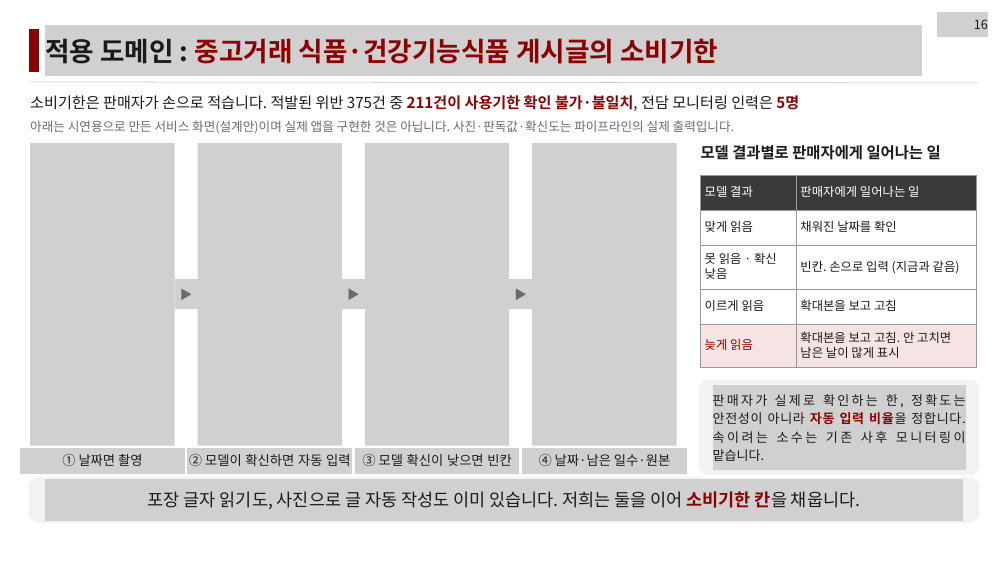
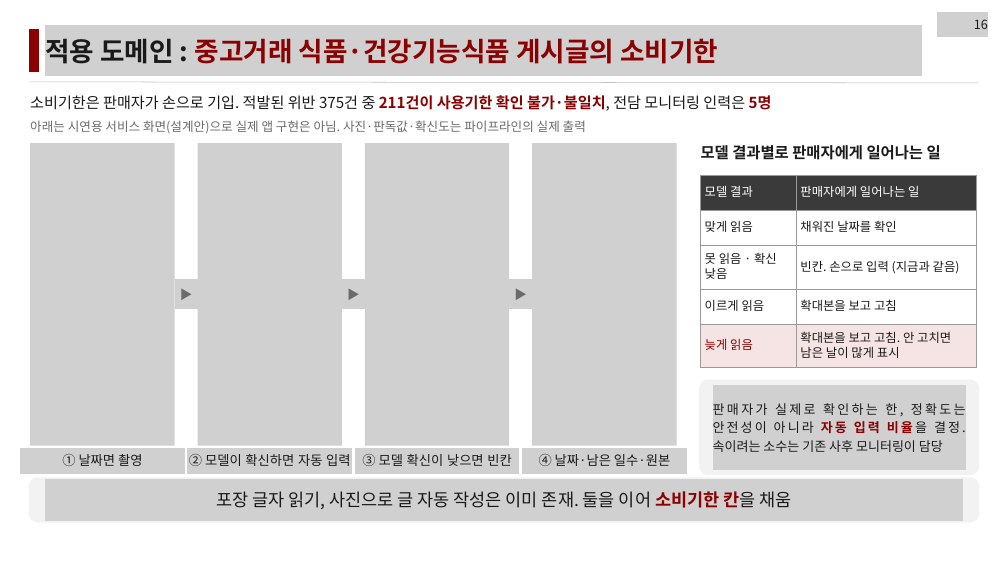
Before and after one commit to LEEbyeongchul/itda3-CODE-subway, a slide deck: slide 16 of 발표/[CODE]_서브웨이_본선발표.pptx. Drawn at 1008x567 pixels with LibreOffice and Linux fonts; fonts in the diff are those of the drawing; grey boxes stand for pictures. Boxes give left, top, right and bottom in pixels: in the first picture for what was removed or moved away, otherwise in the second. Text is boxed around its words. In the diff, an @@ line names an element or a change of style, - is before the commit and + after.

```diff
--- a/발표/[CODE]_서브웨이_본선발표.pptx
+++ b/발표/[CODE]_서브웨이_본선발표.pptx
@@ text at (30, 95, 772, 111): text changed @@
-소비기한은 판매자가 손으로 적습니다. 적발된 위반 375건 중 211건이 사용기한 확인 불가·불일치, 전담 모니터링 인력은 5명
+소비기한은 판매자가 손으로 기입. 적발된 위반 375건 중 211건이 사용기한 확인 불가·불일치, 전담 모니터링 인력은 5명
@@ text at (30, 120, 586, 133): text changed @@
-아래는 시연용으로 만든 서비스 화면(설계안)이며 실제 앱을 구현한 것은 아닙니다. 사진·판독값·확신도는 파이프라인의 실제 출력입니다.
+아래는 시연용 서비스 화면(설계안)으로 실제 앱 구현은 아님. 사진·판독값·확신도는 파이프라인의 실제 출력
@@ text at (713, 403, 966, 452): text changed @@
-판매자가 실제로 확인하는 한, 정확도는 안전성이 아니라 자동 입력 비율을 정합니다. 속이려는 소수는 기존 사후 모니터링이 맡습니다.
+판매자가 실제로 확인하는 한, 정확도는 안전성이 아니라 자동 입력 비율을 결정. 속이려는 소수는 기존 사후 모니터링이 담당
@@ text at (216, 491, 791, 509): text changed @@
-포장 글자 읽기도, 사진으로 글 자동 작성도 이미 있습니다. 저희는 둘을 이어 소비기한 칸을 채웁니다.
+포장 글자 읽기, 사진으로 글 자동 작성은 이미 존재. 둘을 이어 소비기한 칸을 채움
```
Also in this commit, not shown: 16 other slides changed, 1 other file.
